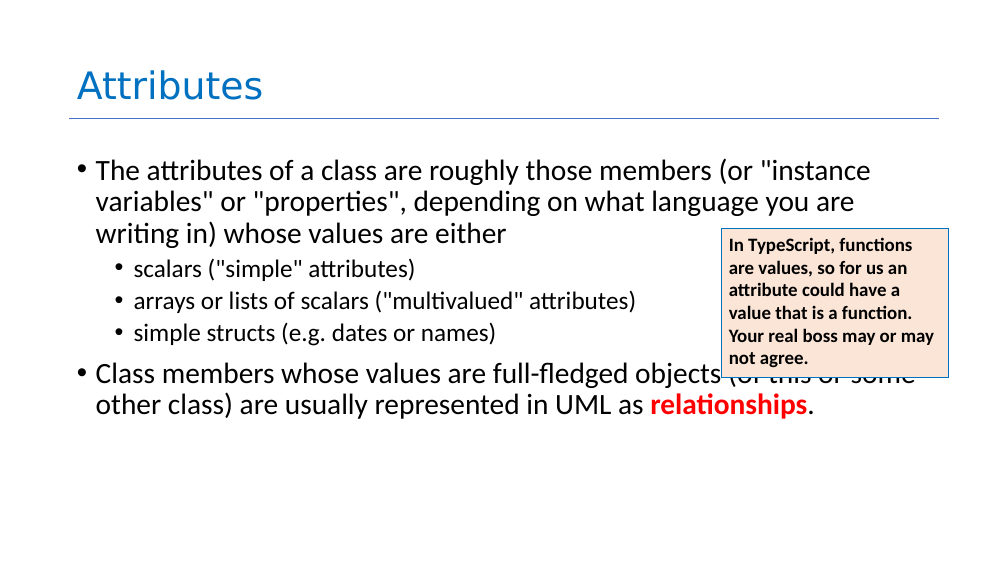
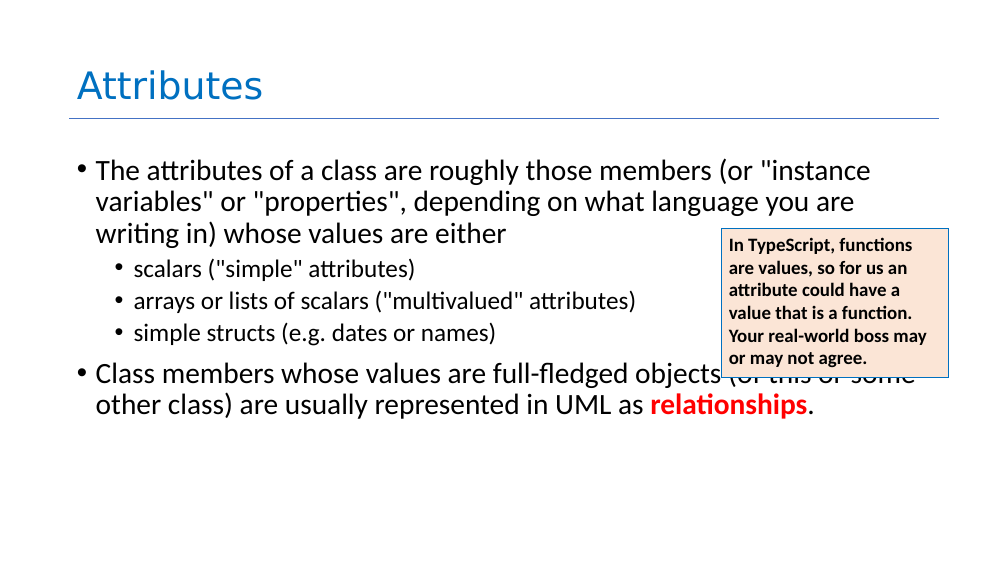
Before and after one commit to neu-se/CS4530-CS5500-Spring-2021, a slide deck: slide 7 of Slides/Lesson 2.2 UML Class and Sequence Diagrams.pptx. Drawn at 1008x567 pixels with LibreOffice and Linux fonts; fonts in the diff are those of the drawing. Boxes give left, top, right and bottom in pixels: in the first picture for what was removed or moved away, otherwise in the second. Text is boxed around its words. In the diff, an @@ line names an element or a change of style, - is before the commit and + after.

```diff
--- a/Slides/Lesson 2.2 UML Class and Sequence Diagrams.pptx
+++ b/Slides/Lesson 2.2 UML Class and Sequence Diagrams.pptx
@@ text in rectangle at <box>729,237,926,368</box>: text changed @@
-In TypeScript, functions are values, so for us an attribute could have a value that is a function. Your real boss may or may not agree.
+In TypeScript, functions are values, so for us an attribute could have a value that is a function. Your real-world boss may or may not agree.
```
Also in this commit, not shown: 10 other slides changed, 18 other files.
